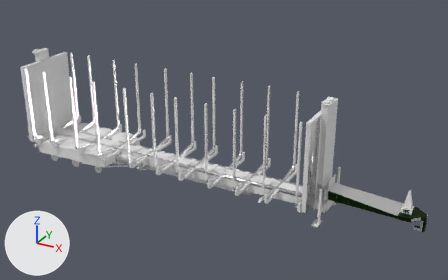
The FBX model log_trailer/meshes/trucks/tuning/main.fbx: old version first, new version second.
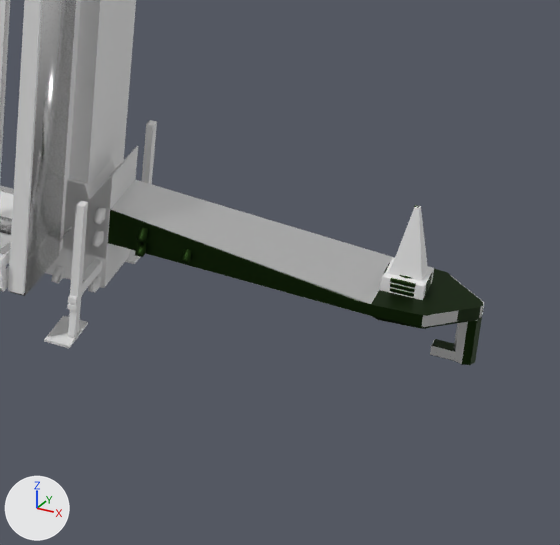
The first picture shows the older version from a 50 mm camera at (0.0877, -0.1971, 0.1225) aimed at (-0.023, 0.0041, 0.0219). The close-ups show both versions on the part from 67% to 100% of the width and 48% to 100% of the height of that picture; other places that the commit changed are outside them. Every picture has the same lights, and +X, +Y and +Z are marked at lower left. Where no turn or scale is listed for an object, it has been applied to the vertices.

In view in the first close-up: 'arm.004', 'cdt_Body.008', 'cdt_BoneLeg.003', 'cdt_Cone.004', 'cdt_Lift.004', 'cdt_Pin.001', 'cdt_RootNode.005', 'lift.002', 'main.003'.
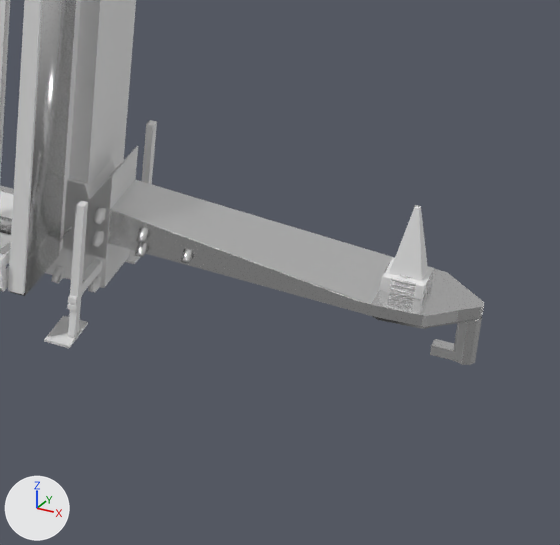
Location of each change, (x1, y1, x2, y2) in pixels of the close-ups (560 x 545 px):
'arm.004', surface changed, recoloured
    both: (108, 205, 484, 365)

The change, as a list of edits to the scene's bpy script:
```text
Change mat_arm_mat:
    mat_arm_mat.base_color: (0.0161, 0.0387, 0.00816) -> (0.8, 0.8, 0.8)  # dark green #223716 -> white #e7e7e7
    mat_arm_mat.roughness: 0.5 -> 0.205
```
